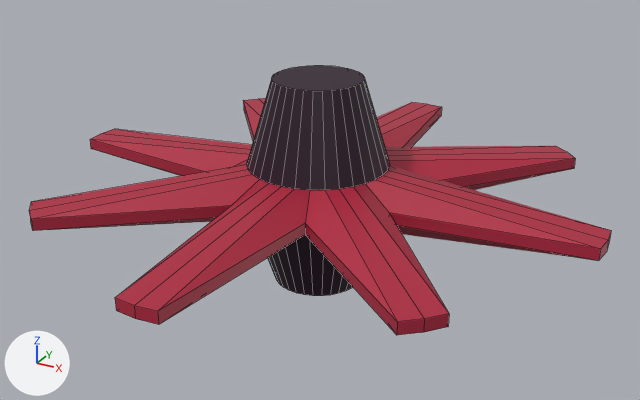
The FBX model Assets/Location/coleco.fbx, before and after one commit.
One viewpoint serves both versions: a 50 mm camera at (5.63, -10.18, 4.85) aimed at (0.08, -0.09, -0.19). Every picture has the same lights, and +X, +Y and +Z are marked at lower left. Mesh edges are drawn as thin lines.

In view in the first picture: 'Цилиндр'.
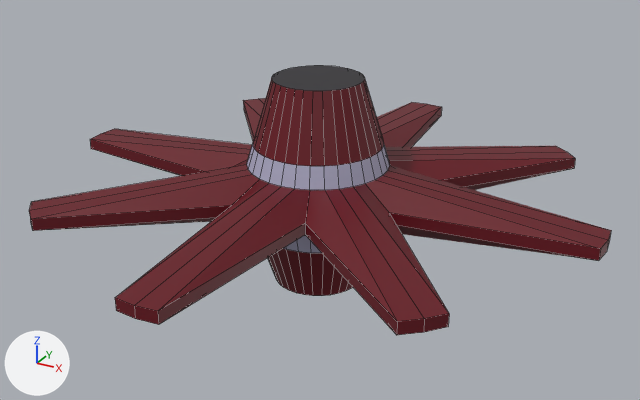
Location of each change, (x1, y1, x2, y2) in pixels of the pictures (640 x 400 px):
'Цилиндр', recoloured, reshaped: (29, 65, 611, 335) in both
part 1 of me_цилиндр, built on: (247, 77, 390, 296) in both

Diff of the bpy script that builds the scene:
```diff
--- a/Assets/Location/coleco.fbx.py
+++ b/Assets/Location/coleco.fbx.py
@@ mat_материал_004 @@
 mat_материал_004 = principled_material('Материал.004')
-mat_материал_004.base_color = (0.431, 0.0164, 0.0487)  # red #af233e
+mat_материал_004.base_color = (0.136, 0.000607, 0.00802)  # dark red #670216
@@ mat_материал_026 @@
+mat_материал_026 = principled_material('Материал.026')
+mat_материал_026.base_color = (0.423, 0.417, 0.575)  # light grey #aeadc8
@@ me_цилиндр @@
 # used by ob_цилиндр; location = (0.0, 0.0, 0.0)
-me_цилиндр.from_pydata(...)  # 192 vertices, 162 faces; spans x -4.01..4.02, y -4.01..4.01, z -1.45..1.56
+me_цилиндр.from_pydata(...)  # 256 vertices, 226 faces; spans x -4.01..4.02, y -4.01..4.01, z -1.45..1.56
+# me_цилиндр part 1
+# 64 faces are deleted
+# 64 vertices are added at x -0.91..0.91, y -0.91..0.91, z -0.63..0.63
+# 64 new faces join them, mat_материал_004 (dark red #670216)
+# 64 new faces join them, mat_материал_026 (light grey #aeadc8)
 me_цилиндр.materials.append(mat_материал_004)
 me_цилиндр.materials.append(mat_материал_005)
+me_цилиндр.materials.append(mat_материал_026)  # light grey #aeadc8
```
